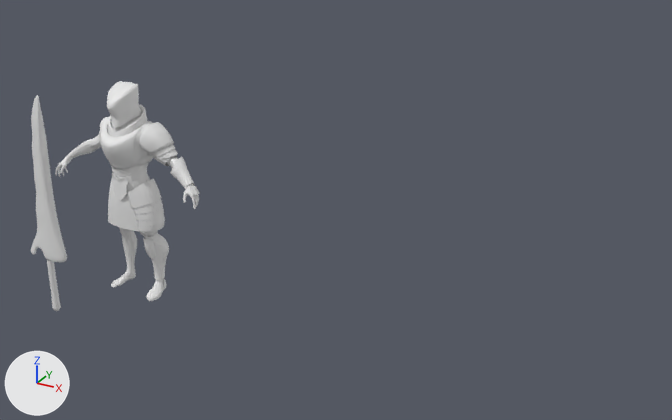
The Blender file Models/Armor.blend, before and after one commit.
Camera for both pictures: a 50 mm camera at (33.8, -37.6, 20.5) aimed at (11.9, 2.2, 0.6). Every picture has the same lights, and +X, +Y and +Z are marked at lower left.
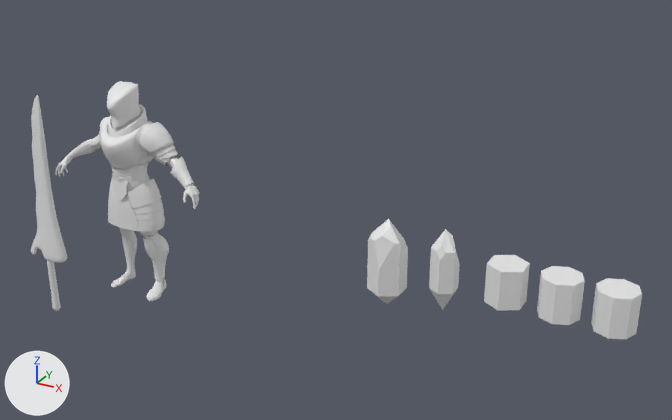
Location of each change, (x1, y1, x2, y2) in pixels of the pictures (672 x 420 px):
'Plane', rescaled
    both: (31, 95, 67, 263)
'Cylinder', added
    after: (367, 219, 408, 304)
'Cylinder.011', added
    after: (591, 278, 642, 339)
'Cylinder.010', added
    after: (537, 266, 585, 325)
'Cylinder.009', added
    after: (484, 255, 530, 311)
'Cylinder.008', added
    after: (429, 229, 460, 310)

Edits to the bpy script that builds the scene:
```text
Add me_cylinder_013:
    me_cylinder_013.from_pydata(...)  # an 8-sided cylinder along z spanning x -1.0..1.0, y -1.0..1.0, z -1.0..1.0
Add me_cylinder_009:
    me_cylinder_009.from_pydata(...)  # a 6-sided cylinder along z spanning x -0.87..0.87, y -1.0..1.0, z -1.0..1.0
Add me_cylinder_008:
    me_cylinder_008.from_pydata(...)  # 23 vertices, 21 faces; spans x -0.87..0.87, y -1.0..1.0, z -2.13..1.85
Add me_cylinder_002:
    me_cylinder_002.from_pydata(...)  # 25 vertices, 21 faces; spans x -0.87..0.87, y -1.0..1.0, z -2.83..1.89
Change ob_plane:
    ob_plane.scale: (1.0, 2.72, 0.635) -> (1.0, 2.72, 0.386)
Add ob_cylinder_011:
    ob_cylinder_011 = bpy.data.objects.new('Cylinder.011', me_cylinder_013)
    ob_cylinder_011.location = (27.3, 0.0, -0.08)
Add ob_cylinder_010:
    ob_cylinder_010 = bpy.data.objects.new('Cylinder.010', me_cylinder_013.copy())
    ob_cylinder_010.location = (24.79, 0.0, -0.08)
Add ob_cylinder_009:
    ob_cylinder_009 = bpy.data.objects.new('Cylinder.009', me_cylinder_009)
    ob_cylinder_009.location = (22.24, 0.0, -0.08)
Add ob_cylinder_008:
    ob_cylinder_008 = bpy.data.objects.new('Cylinder.008', me_cylinder_008)
    ob_cylinder_008.location = (19.12, 0.0, -0.08)
    ob_cylinder_008.scale = (0.71, 0.71, 1.09)
Add ob_cylinder:
    ob_cylinder = bpy.data.objects.new('Cylinder', me_cylinder_002)
    ob_cylinder.location = (16.08, 0.0, -0.08)
```
